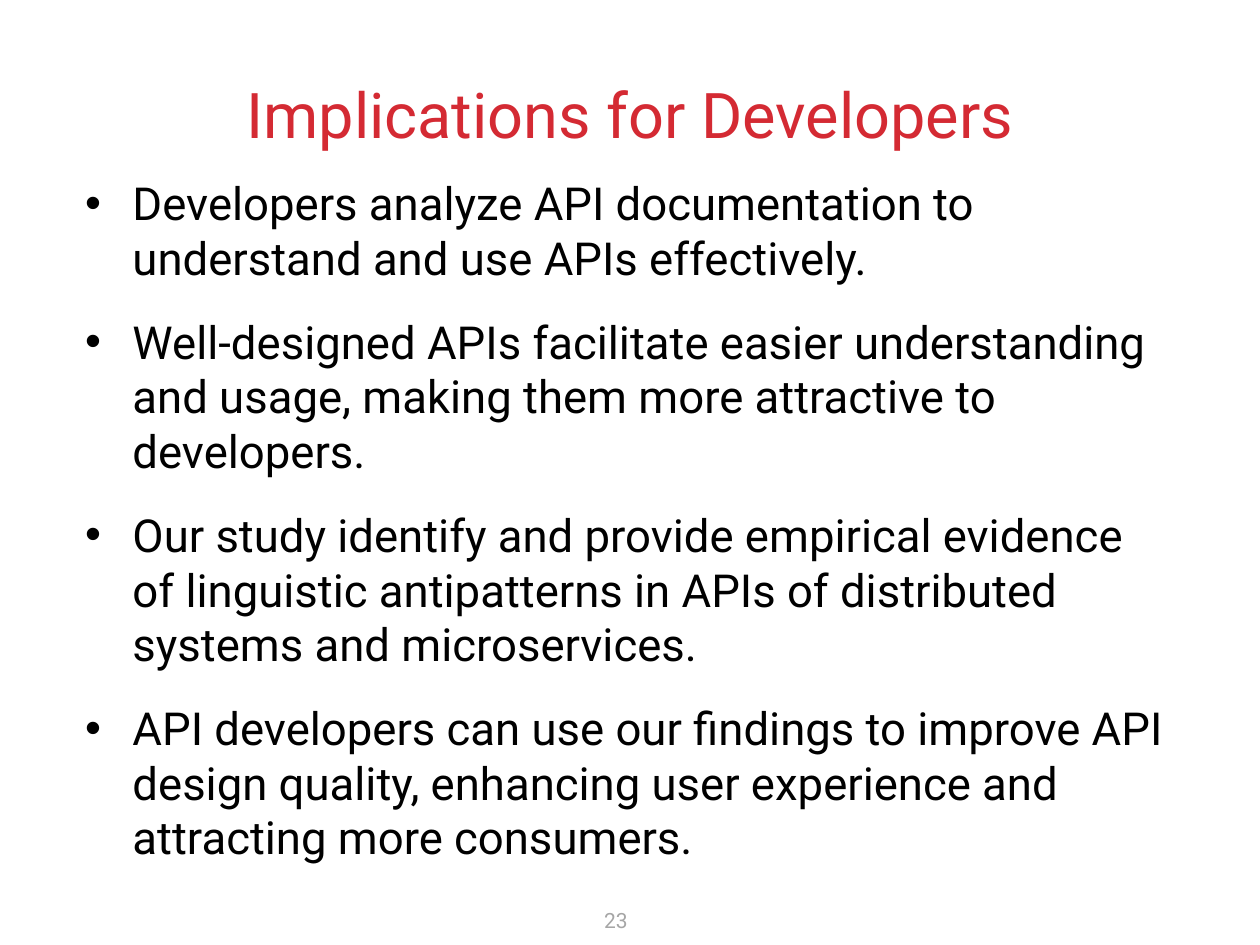
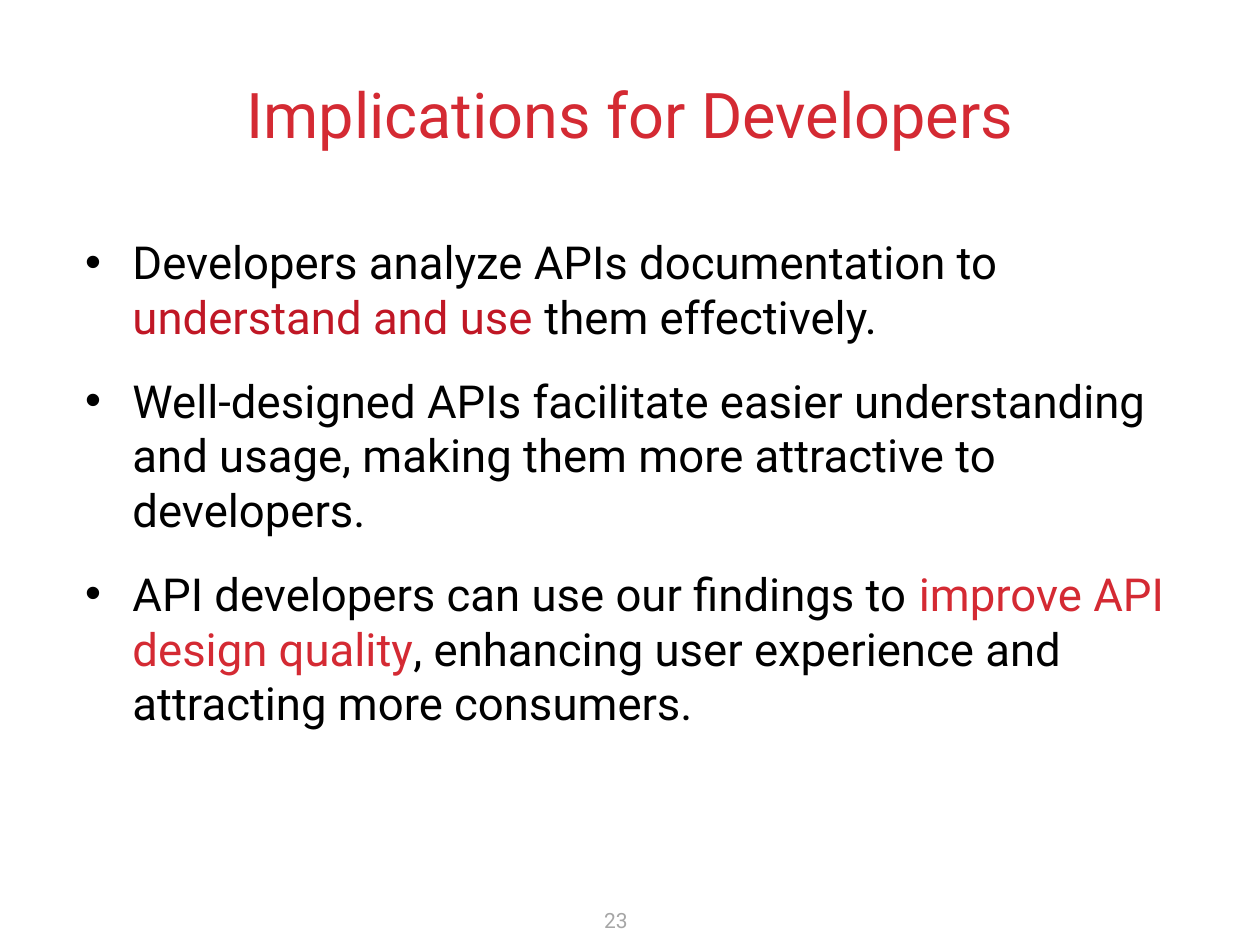
Before and after one commit to krishnodey/API-Quality, a slide deck: slide 23 of Cascon-Resources/Presentation/CASCON-2024.pptx. Drawn at 1260x945 pixels with LibreOffice and Linux fonts; fonts in the diff are those of the drawing. Boxes give left, top, right and bottom in pixels: in the first picture for what was removed or moved away, otherwise in the second. Text is boxed around its words. In the diff, an @@ line names an element or a change of style, - is before the commit and + after.

```diff
--- a/Cascon-Resources/Presentation/CASCON-2024.pptx
+++ b/Cascon-Resources/Presentation/CASCON-2024.pptx
@@ text "Developers analyze APIs documentation to ...": place and size @@
-text "Developers analyze APIs documentation to ..." at (132,186,1163,864)
+text "Developers analyze APIs documentation to ..." at (132,245,1164,730)
@@ text at (132,245,997,344): text changed @@
-• Developers analyze API documentation to understand and use APIs effectively.
+• Developers analyze APIs documentation to understand and use them effectively.
@@ text at (132,517,1123,671): paragraph removed @@
-• Our study identify and provide empirical evidence of linguistic antipatterns in APIs of distributed systems and microservices.
@@ text at (132,576,1164,730): text colour #000000 to #D42A33 in "improve API design quality," @@
```
Also in this commit, not shown: 9 other slides changed.
